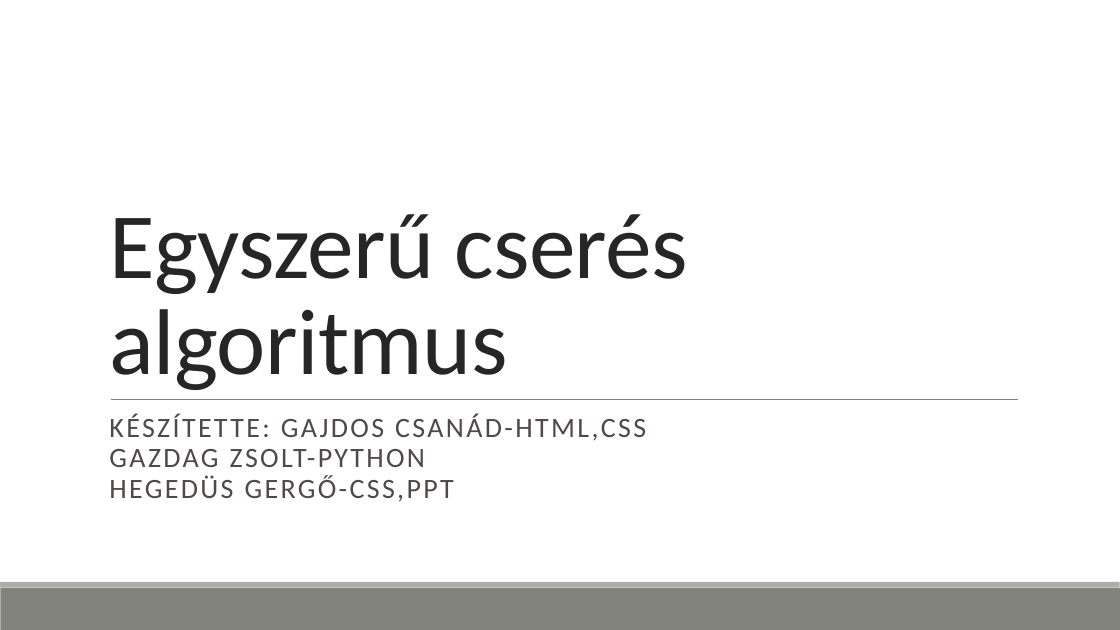
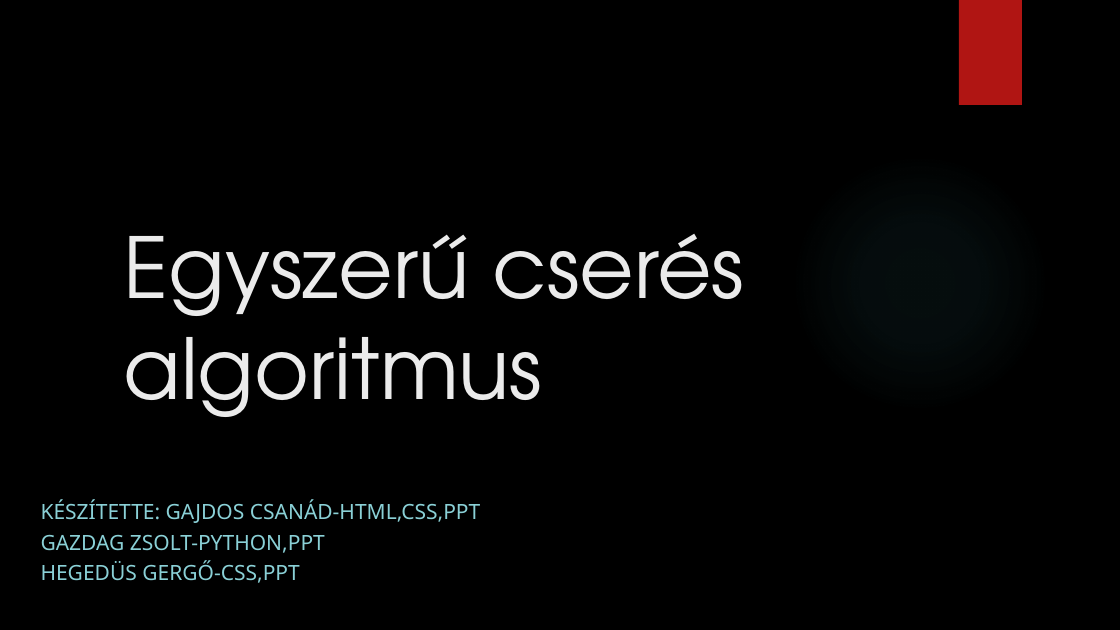
Before and after one commit to Hegedus-Gergo/EGYSZERU, a slide deck: slide 1 of Egyszerű cserés algoritmus.pptx. Drawn at 1120x630 pixels with LibreOffice and Linux fonts; fonts in the diff are those of the drawing; background and template pictures are left out. Boxes give left, top, right and bottom in pixels: in the first picture for what was removed or moved away, otherwise in the second. Text is boxed around its words. In the diff, an @@ line names an element or a change of style, - is before the commit and + after.

```diff
--- a/Egyszerű cserés algoritmus.pptx
+++ b/Egyszerű cserés algoritmus.pptx
@@ background #FFFFFF to #000000 @@
@@ rectangle added at [959,0,1022,105], fill #B01513 @@
@@ ellipse added at [791,154,1049,413], fill gradient #50B9C1 @@
@@ title "Egyszerű cserés algoritmus": place and size @@
-title "Egyszerű cserés algoritmus" at [109,214,688,390]
+title "Egyszerű cserés algoritmus" at [124,234,744,417]
@@ title "Egyszerű cserés algoritmus" at [124,234,744,417]: size 80 to 72 pt, font Calibri to TeX Gyre Adventor, text colour #262626 to #EBEBEB, letter spacing -0.5 to 0 pt; line spacing 0.85 to 1 @@
@@ line removed from (111, 399) to (1018, 399) @@
@@ subtitle at [41,499,480,583]: text changed; size 24 to 18 pt; font Calibri to Noto Sans; text colour #514949 to #8AD0D6 @@
-KÉSZÍTETTE: GAJDOS CSANÁD-HTML,CSS
-GAZDAG ZSOLT-PYTHON
-HEGEDÜS GERGŐ-CSS,PPT
+KÉSZÍTETTE: GAJDOS CSANÁD-HTML,CSS,PPT
+GAZDAG ZSOLT-PYTHON,PPT
+HEGEDÜS GERGŐ-CSS,PPT
@@ rectangle removed at [0,588,1120,630] @@
@@ rectangle removed at [0,582,1120,588] @@
```
Also in this commit, not shown: 1 slide added, 1 slide removed, 1 other file.
